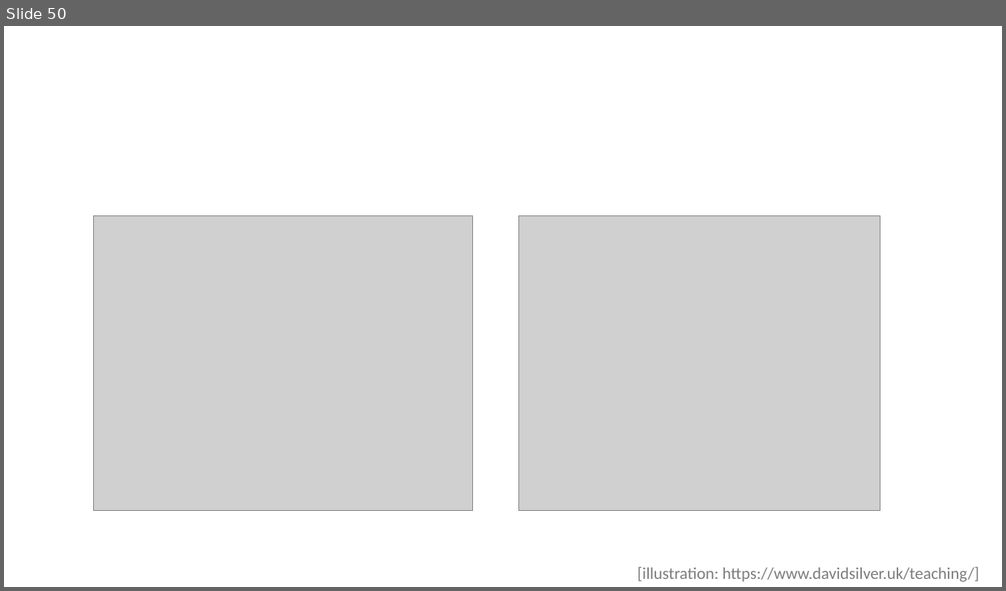
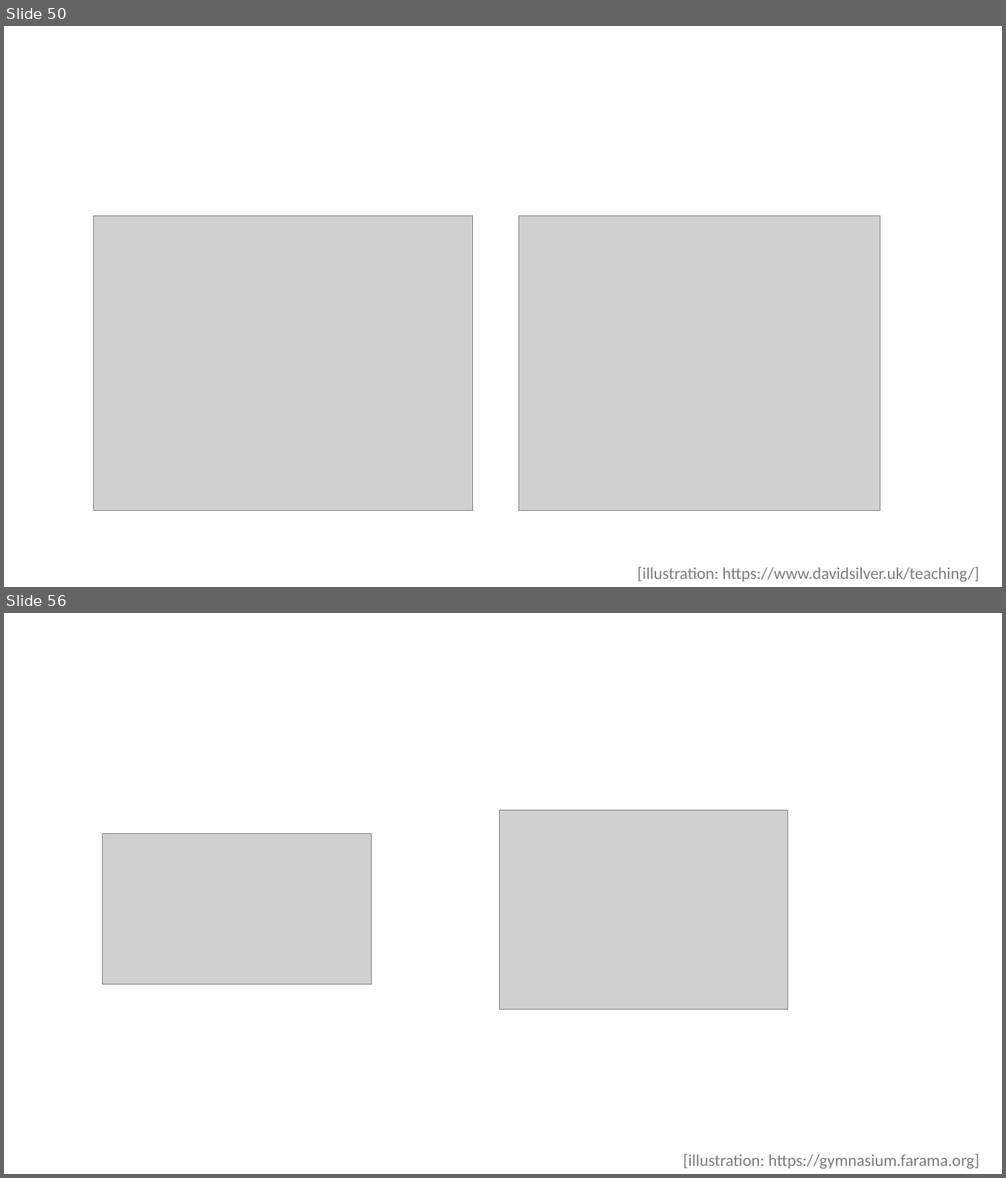
Before and after one commit to jolindien-git/jolindien-git.github.io, a slide deck: Intelligence Artificielle et Analyse de donnees.pptx. Shown one above the other, each under a label of ours: slide 50 before the commit, slides 50 and 56 after it; the slides between them are not shown. The pictures are 1006x591 and 1006x1178 pixels, drawn with LibreOffice and Linux fonts; fonts in the diff are those of the drawing; grey boxes stand for pictures. Boxes give left, top, right and bottom in pixels: in the first picture for what was removed or moved away, otherwise in the second. Text is boxed around its words. In the diff, an @@ line names an element or a change of style, - is before the commit and + after.

```diff
--- a/Intelligence Artificielle et Analyse de donnees.pptx
+++ b/Intelligence Artificielle et Analyse de donnees.pptx
@@ slide 56 added at [4,613,1002,1174], background #FFFFFF @@
@@ picture added at [499,810,788,1010] @@
@@ picture added at [102,833,372,984] @@
@@ text added at [683,1154,979,1169], 16 pt, text #7C7C7C @@
+[illustration: https://gymnasium.farama.org]
```
Also in this commit, not shown: 2 slides changed, 4 other slides added, 1 slide removed, 1 other file.
